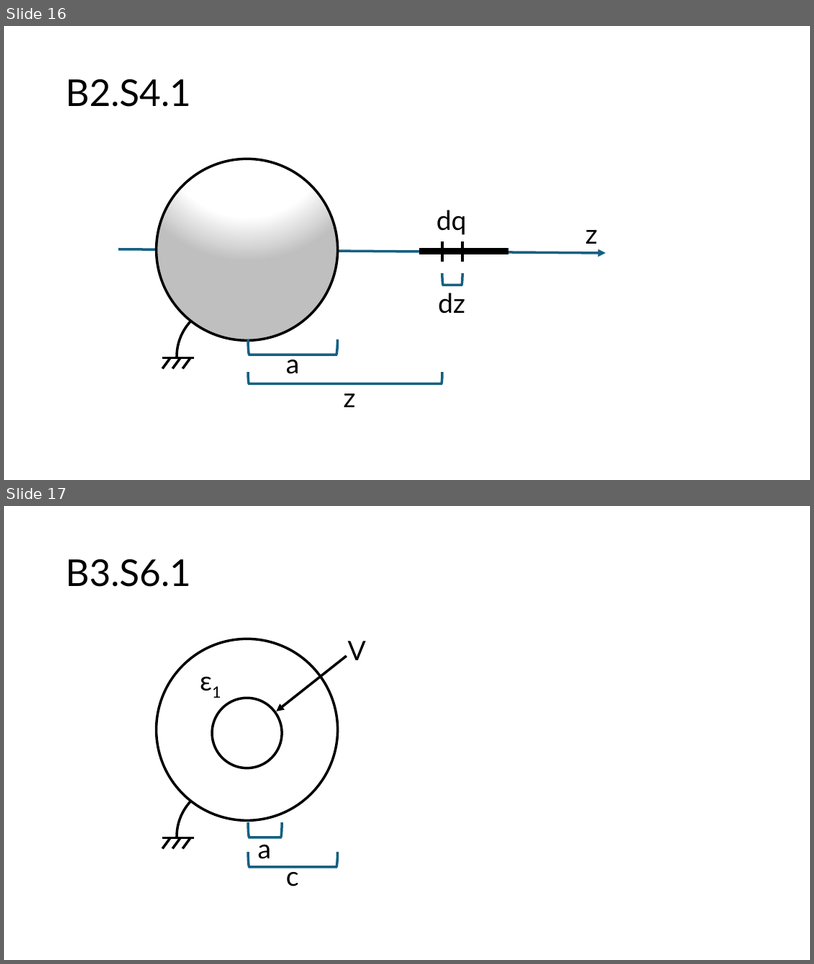
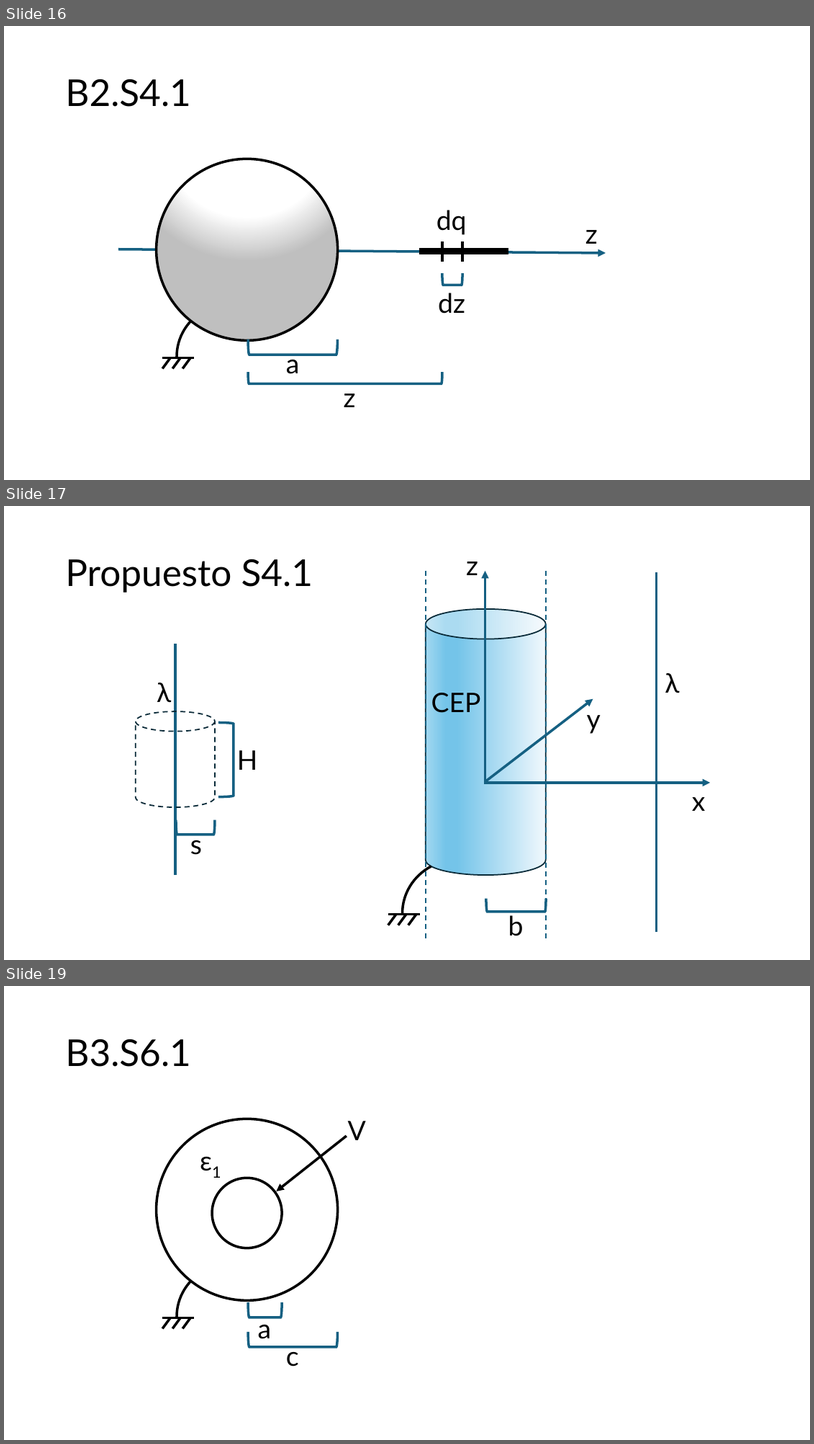
Before and after one commit to GuillermoRegodon/jupyter-em1fisuco-problemas, a slide deck: images/Images.pptx. Shown one above the other, each under a label of ours: slides 16 and 17 before the commit, slides 16, 17 and 19 after it; the slides between them are not shown. The pictures are 814x964 and 814x1444 pixels, drawn with LibreOffice and Linux fonts; fonts in the diff are those of the drawing. Boxes give left, top, right and bottom in pixels: in the first picture for what was removed or moved away, otherwise in the second. Text is boxed around its words. In the diff, an @@ line names an element or a change of style, - is before the commit and + after.

Commit message:
Added Propuesto_B2_S4_1

```diff
--- a/images/Images.pptx
+++ b/images/Images.pptx
@@ slide 17 added at [4, 506, 810, 960], background #FFFFFF @@
@@ title added at [65, 559, 313, 592], 44 pt, text #000000 @@
+Propuesto S4.1
@@ text added at [466, 561, 478, 575], 32 pt, text #000000 @@
+z
@@ line added from (426, 571) to (426, 938), #156082 1.5 pt dashed @@
@@ arrow added from (486, 782) to (486, 571), #156082 3 pt @@
@@ line added from (546, 571) to (546, 938), #156082 1.5 pt dashed @@
@@ line added from (657, 932) to (657, 572), #156082 3 pt @@
@@ cylinder added at [426, 609, 546, 875], fill gradient #F0F8FD to #74C4E9 to #A2D8F0, outline #092A39 1.5 pt @@
@@ line added from (175, 875) to (175, 644), #156082 3 pt @@
@@ text added at [665, 673, 679, 693], 32 pt, text #000000 @@
+λ
@@ text added at [157, 682, 171, 703], 32 pt, text #000000 @@
+λ
@@ text added at [432, 692, 481, 713], 32 pt, text #000000 @@
+CEP
@@ arrow added from (486, 781) to (593, 699), #156082 3 pt @@
@@ cylinder added at [136, 711, 215, 807], outline #092A39 1.5 pt dashed @@
@@ text added at [587, 705, 601, 734], 32 pt, text #000000 @@
+y
@@ left bracket added at [219, 723, 234, 797], outline #156082 3 pt @@
@@ text added at [237, 750, 257, 770], 32 pt, text #000000 @@
+H
@@ arrow added from (484, 782) to (710, 782), #156082 3 pt @@
@@ text added at [692, 797, 706, 811], 32 pt, text #000000 @@
+x
@@ left bracket added at [176, 820, 215, 834], outline #156082 3 pt @@
@@ text added at [190, 833, 202, 854], 32 pt, text #000000 @@
+s
@@ arc (boxed as its full ellipse) added at [403, 860, 517, 960], outline #000000 3 pt @@
@@ group added at [388, 914, 420, 924]: 4 lines @@
@@ left bracket added at [486, 898, 546, 911], outline #156082 3 pt @@
@@ text added at [509, 912, 524, 936], 32 pt, text #000000 @@
+b
@@ what was slide 17 is now slide 19 @@
```
Also in this commit, not shown: 1 other slide added, 48 other files.
